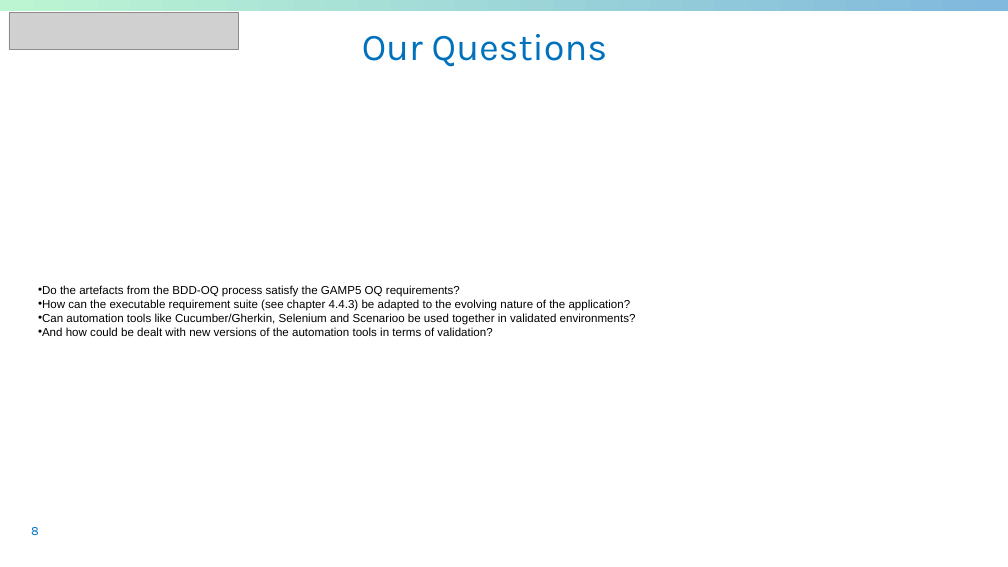
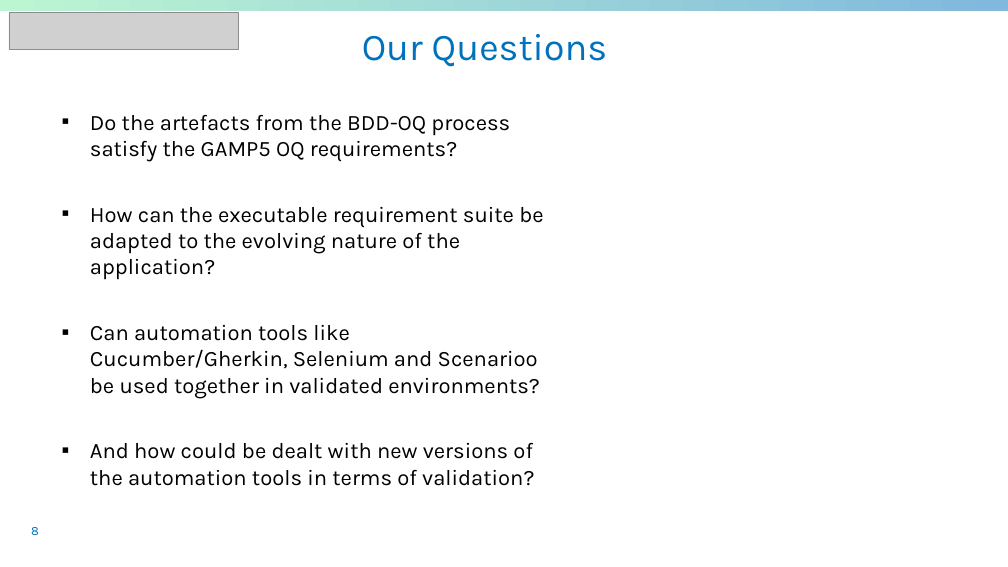
Before and after one commit to sableu/BDD4OQ, a slide deck: slide 8 of thesis/Presentation/FinalPresentation.pptx. Drawn at 1008x567 pixels with LibreOffice and Linux fonts; fonts in the diff are those of the drawing; grey boxes stand for pictures; background and template pictures are left out. Boxes give left, top, right and bottom in pixels: in the first picture for what was removed or moved away, otherwise in the second. Text is boxed around its words. In the diff, an @@ line names an element or a change of style, - is before the commit and + after.

```diff
--- a/thesis/Presentation/FinalPresentation.pptx
+++ b/thesis/Presentation/FinalPresentation.pptx
@@ text "Do the artefacts from the ...": place and size @@
-text "Do the artefacts from the ..." at box(38, 285, 636, 336)
+text "Do the artefacts from the ..." at box(90, 115, 543, 486)
@@ text at box(90, 115, 540, 486): size 11 to 21 pt, font Arial to Karla in "Do the artefacts from the BDD-OQ process ...", "Can automation tools like Cucumber/Gherkin, Selenium and ...", "And how could be dealt with new ..."; alignment justified to left; bullet • to ▪; more space between paragraphs @@
@@ text at box(90, 207, 543, 280): text changed; size 11 to 21 pt; font Arial to Karla @@
-• How can the executable requirement suite (see chapter 4.4.3) be adapted to the evolving nature of the application?
+▪ How can the executable requirement suite be adapted to the evolving nature of the application?
```
Also in this commit, not shown: 4 other slides changed.
